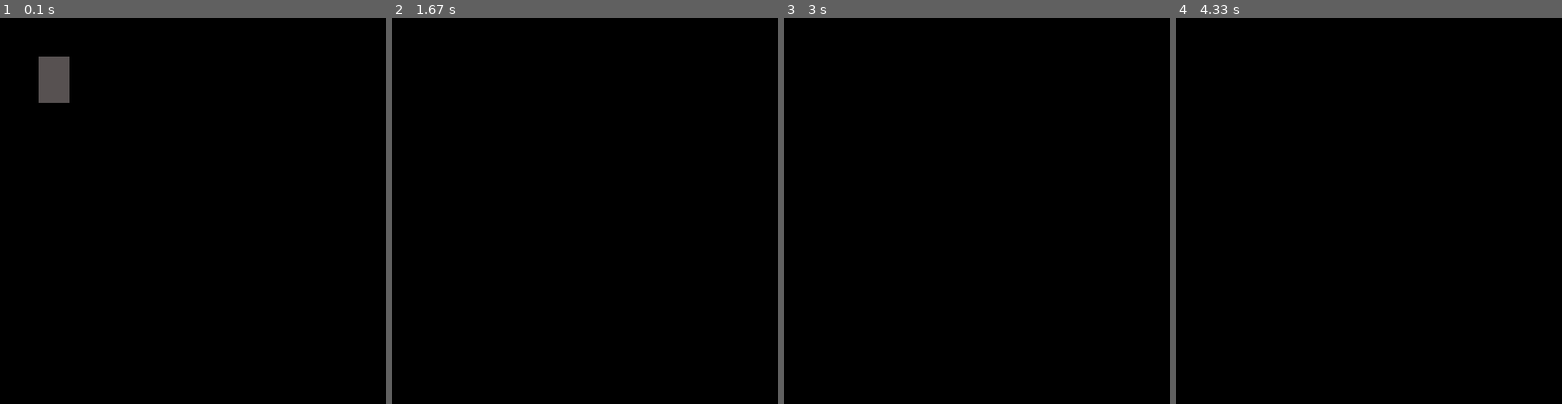
Above: before the commit, frames 1-4 (left to right).
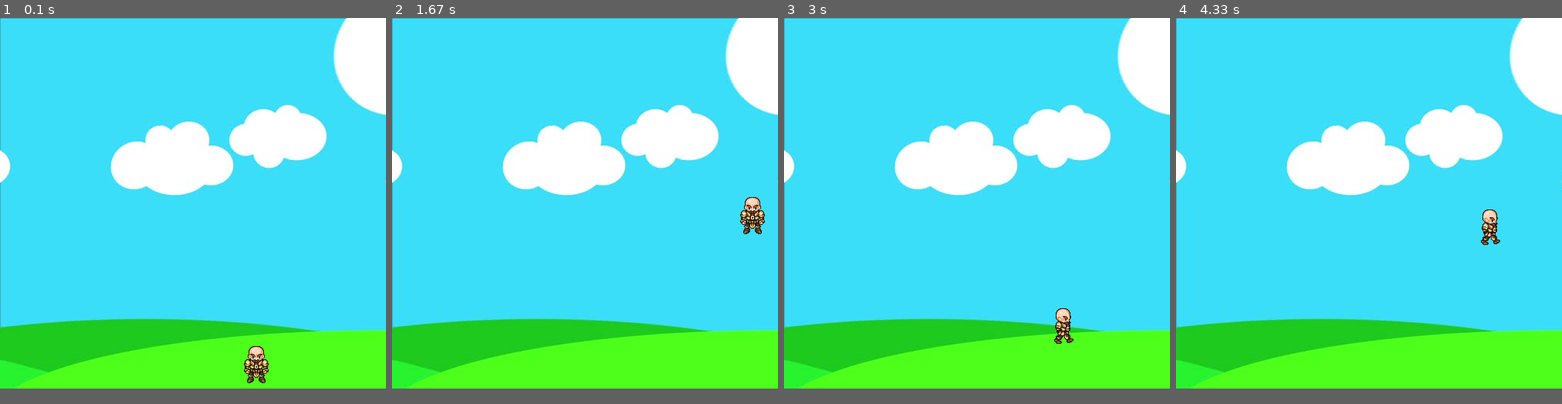
Above: after the commit, the same moments.

Repository: Namira417/pygame_example
Game: pygame game, started from main.py
Same seed, same stepped clock (60 frames per second), same inputs: the game is played once before the commit and once after it.
Inputs:
- Up to frame 1 (0.1 s): no input
- Up to frame 2 (1.67 s): hold Space 0.33-0.8 s; hold Right 0.33-0.8 s; hold Right 0.83-1.3 s; tap Space at 0.9, 1.2, 1.4 s; hold Right from 1.33 s (still down)
- Up to frame 3 (3 s): tap Space at 1.7, 1.9, 2.2, 2.47, 2.77, 2.9 s; release Right at 1.8 s; hold Left 1.83-2.37 s; hold Left 2.4-2.8 s; hold Right from 2.83 s (still down)
- Up to frame 4 (4.33 s): tap Space at 3.2, 3.57, 3.87, 4.07 s; release Right at 3.47 s; hold Left 3.5-3.97 s; hold Right from 4 s (still down)
In our replay, the window is 500x500 before the commit and 500x480 after it. These sizes can differ from the game's own. Grey fills any space a smaller window leaves; there, only what the larger window draws over its background counts as a difference.

The runs differ from the first frame. In frame 1, 96% of the frame differs, in the area x 0-100%, y 0-96%; in frame 2, 96%; in frame 3, 96%; in frame 4, 96%.

Commit message:
made basic game

Diff:
--- a/main.py
+++ b/main.py
@@ -2,28 +2,68 @@
 pygame.init()
 
 SC_WIDTH = 500
-SC_HEIGHT = 500
+SC_HEIGHT = 480
 #윈도우 창 크기 설정
 win = pygame.display.set_mode((SC_WIDTH, SC_HEIGHT))
 
 #게임 창에 뜨는 제목 설정
 pygame.display.set_caption("Yacht Dice Game")
 
-#캐릭터의 시작위치
-x = 50
-y = 50
-#캐릭터의 크기
-width = 40
-height = 60
-#캐릭터가 움직이는 속도
-vel = 5
+#게임에 사용될 이미지 불러오기
+walkRight = [pygame.image.load('img/R%s.png'% frame) for frame in range(1,10)]
+walkLeft = [pygame.image.load('img/L%s.png'% frame) for frame in range(1,10)]
+bg = pygame.image.load('img/bg.jpg')
+char = pygame.image.load('img/standing.png')
 
-isJump = False
-jumpCount = 10
+#프레임설정
+clock = pygame.time.Clock()
 
+class player(object):
+    def __init__(self, x, y, width, height):
+        # 캐릭터의 시작위치
+        self.x = x
+        self.y = y
+        # 캐릭터의 크기
+        self.width = width
+        self.height = height
+        # 캐릭터가 움직이는 속도
+        self.vel = 5
+        #캐릭터 점프 관련
+        self.isJump = False
+        self.jumpCount = 10
+        #캐릭터 이동방향 관련
+        self.left = False
+        self.right = False
+        self.walkCount = 0
+
+    def draw(self,win):
+        # 이미지9개에 각 3프레임으로 할꺼니까 27까지로 설정
+        if self.walkCount + 1 >= 27:
+            self.walkCount = 0
+
+        if self.left:
+            win.blit(walkLeft[self.walkCount // 3], (self.x, self.y))
+            self.walkCount += 1
+        elif self.right:
+            win.blit(walkRight[self.walkCount // 3], (self.x, self.y))
+            self.walkCount += 1
+        else:
+            win.blit(char, (self.x, self.y))
+
+def redrawGameWindow():
+    # 메인 루프안에 draw를 쓰는것은 좋지않다. 함수를만들어쓰자.
+    global walkCount
+
+    win.blit(bg, (0, 0)) #백그라운드 이미지와 위치를 넣는다
+    man.draw(win)
+    pygame.display.update()  # 이걸 해줘야 내가 설정한 그림들이 나옴
+
+
+#main loop
+man = player(300, 410, 64, 64)
 run = True
 while run:
-    pygame.time.delay(50) #밀리초단위다
+    clock.tick(27) #밀리초단위다 프레임 설정!
     #이벤트 체크(유저에게 일어나는 모든일 ex.마우스클릭)
     for event in pygame.event.get():
         if event.type == pygame.QUIT:
@@ -32,29 +72,36 @@
     keys = pygame.key.get_pressed()
 
     #방향키 누르는것에 따라 이동하면서, 경계를 넘어가지 않게함
-    if keys[pygame.K_LEFT] and x > vel:
-        x -= vel
-    if keys[pygame.K_RIGHT] and x < SC_WIDTH - width - vel:
-        x += vel
-    #점프했을때 허공에서 y축 이동 방지
-    if not(isJump):
-        if keys[pygame.K_UP] and y > vel:
-            y -= vel
-        if keys[pygame.K_DOWN] and y < SC_HEIGHT - height - vel:
-            y += vel
+    if keys[pygame.K_LEFT] and man.x > man.vel:
+        man.x -= man.vel
+        man.left = True
+        man.right = False
+    elif keys[pygame.K_RIGHT] and man.x < SC_WIDTH - man.width - man.vel:
+        man.x += man.vel
+        man.right = True
+        man.left = False
+    else:
+        man.right = False
+        man.left = False
+        man.walkCount = 0
+
+    if not(man.isJump):
         if keys[pygame.K_SPACE]:
-            isJump = True
+            man.isJump = True
+            man.right = False
+            man.left = False
+            man.walkCount = 0
     else:
-        if jumpCount >= -10:
-            y -= (jumpCount ** 2) * 0.5
-            jumpCount -= 1  #점프하면 빠르게 점프후 점점 느려지는것을 구현
+        if man.jumpCount >= -10:
+            neg = 1 #neg는 y축 이동방향을 결정! 점프하면 위로 올라갔다 내려가니까
+            if man.jumpCount < 0:
+                neg = -1
+            man.y -= (man.jumpCount ** 2) * 0.5 * neg
+            man.jumpCount -= 1  #점프하면 빠르게 점프후 점점 느려지는것을 구현
         else:
-            isJump = False
-            jumpCount = 10
+            man.isJump = False
+            man.jumpCount = 10
 
-    win.fill((0,0,0))
-    pygame.draw.rect(win, (87, 81, 81), (x, y, width, height))
-    pygame.display.update() #이걸 해줘야 내가 설정한 그림들이 나옴
-
+    redrawGameWindow()
 
 pygame.QUIT()
Binary file added: img/L1.png
Binary file added: img/L10E.png
Binary file added: img/L11E.png
Binary file added: img/L1E.png
Binary file added: img/L2.png
Binary file added: img/L2E.png
Binary file added: img/L3.png
Binary file added: img/L3E.png
Binary file added: img/L4.png
Binary file added: img/L4E.png
Binary file added: img/L5.png
Binary file added: img/L5E.png
(and 31 more such lines)
